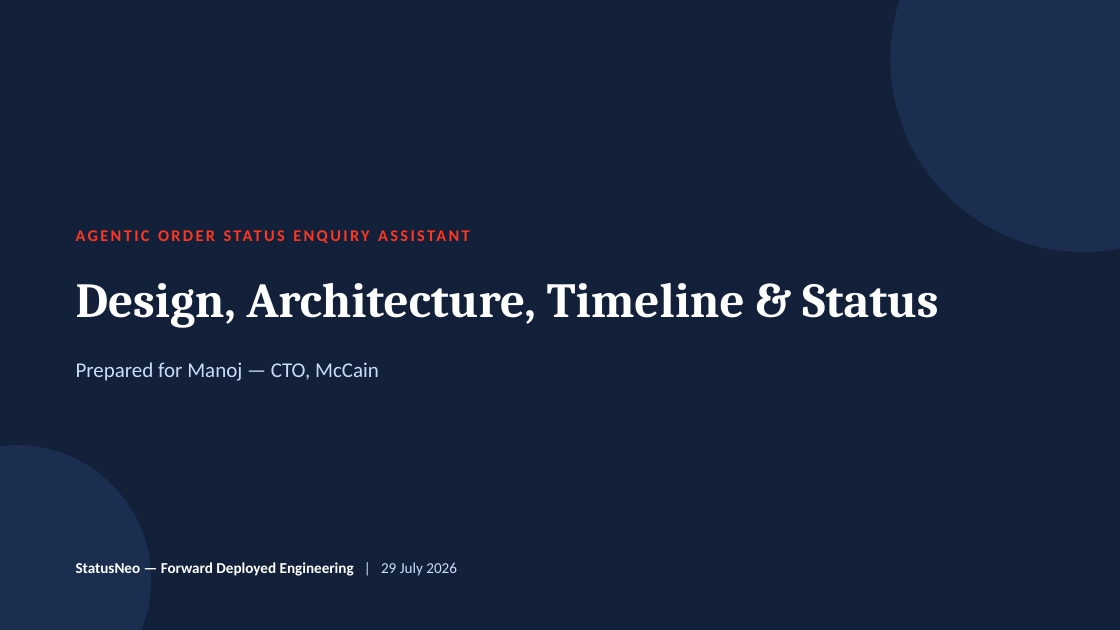
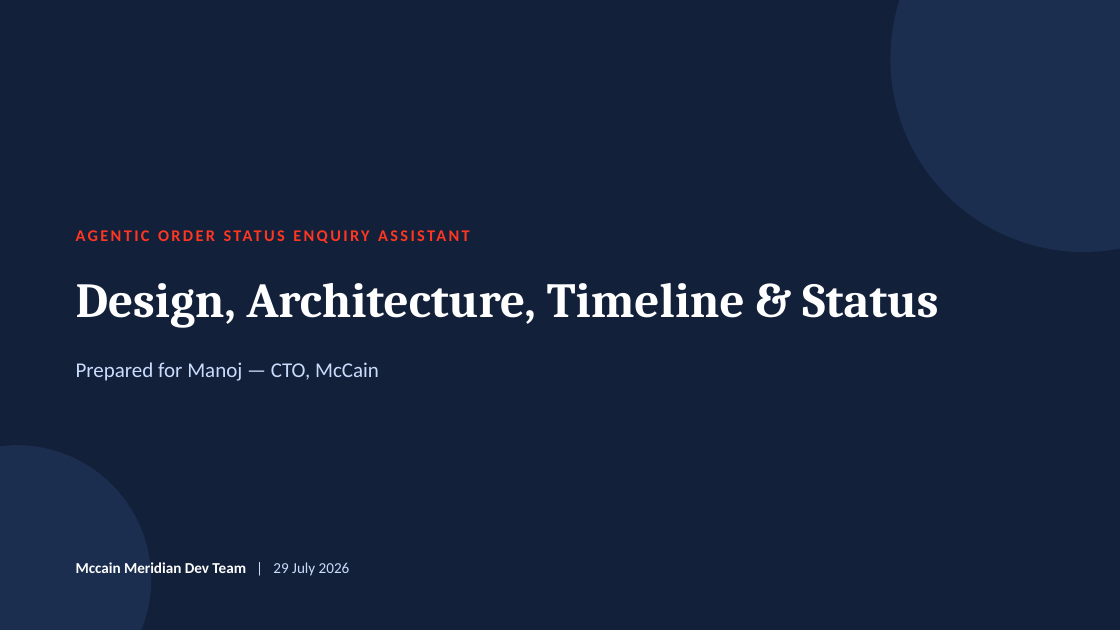
Before and after one commit to alokranjan04/statusneo, a slide deck: slide 1 of McCain_OrderStatus_CTO_Deck_1.pptx. Drawn at 1120x630 pixels with LibreOffice and Linux fonts; fonts in the diff are those of the drawing. Boxes give left, top, right and bottom in pixels: in the first picture for what was removed or moved away, otherwise in the second. Text is boxed around its words. In the diff, an @@ line names an element or a change of style, - is before the commit and + after.

Commit message:
Deck

```diff
--- a/McCain_OrderStatus_CTO_Deck_1.pptx
+++ b/McCain_OrderStatus_CTO_Deck_1.pptx
@@ text at <box>76,562,350,576</box>: text changed @@
-StatusNeo — Forward Deployed Engineering | 29 July 2026
+Mccain Meridian Dev Team | 29 July 2026
```
Also in this commit, not shown: 1 other slide changed, 2 slides added.
